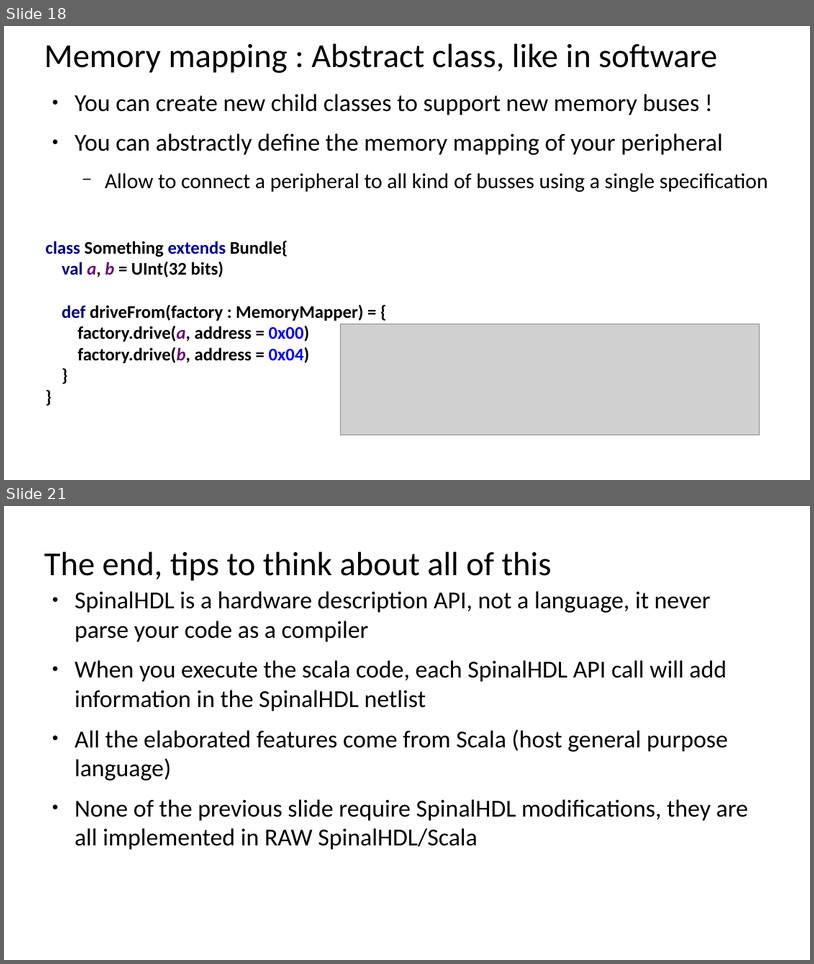
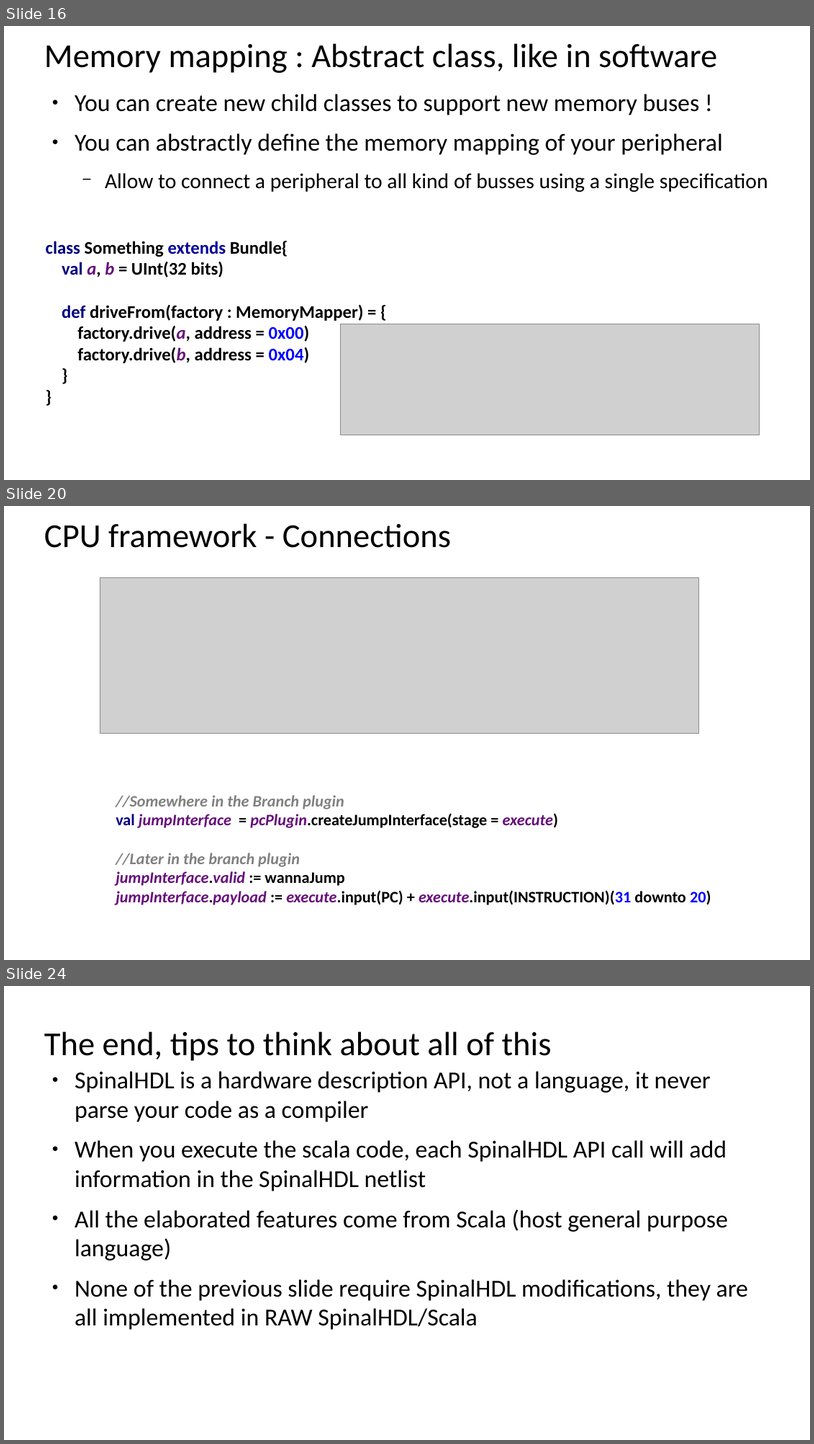
Before and after one commit to SpinalHDL/SpinalDoc, a slide deck: presentation/en/orconf2.odp. Shown one above the other, each under a label of ours: slides 18 and 21 before the commit, slides 16, 20 and 24 after it; the slides between them are not shown. The pictures are 814x964 and 814x1444 pixels, drawn with LibreOffice and Linux fonts; fonts in the diff are those of the drawing; grey boxes stand for pictures. Boxes give left, top, right and bottom in pixels: in the first picture for what was removed or moved away, otherwise in the second. Text is boxed around its words. In the diff, an @@ line names an element or a change of style, - is before the commit and + after.

```diff
--- a/presentation/en/orconf2.odp
+++ b/presentation/en/orconf2.odp
@@ slide 20 added at (x1=4, y1=506, x2=810, y2=960), background #FFFFFF @@
@@ title added at (x1=44, y1=523, x2=451, y2=548), 37.7 pt, text #000000 @@
+CPU framework - Connections
@@ picture added at (x1=100, y1=577, x2=700, y2=733) @@
@@ text added at (x1=116, y1=795, x2=711, y2=905), 18 pt, text #000000, bold, italic @@
+//Somewhere in the Branch plugin
+val jumpInterface = pcPlugin.createJumpInterface(stage = execute)
+//Later in the branch plugin
+jumpInterface.valid := wannaJump
+jumpInterface.payload := execute.input(PC) + execute.input(INSTRUCTION)(31 downto 20)
@@ what was slide 18 is now slide 16 @@
@@ what was slide 21 is now slide 24 @@
```
Also in this commit, not shown: 6 slides changed, 6 other slides added, 6 slides removed, 5 other files.
